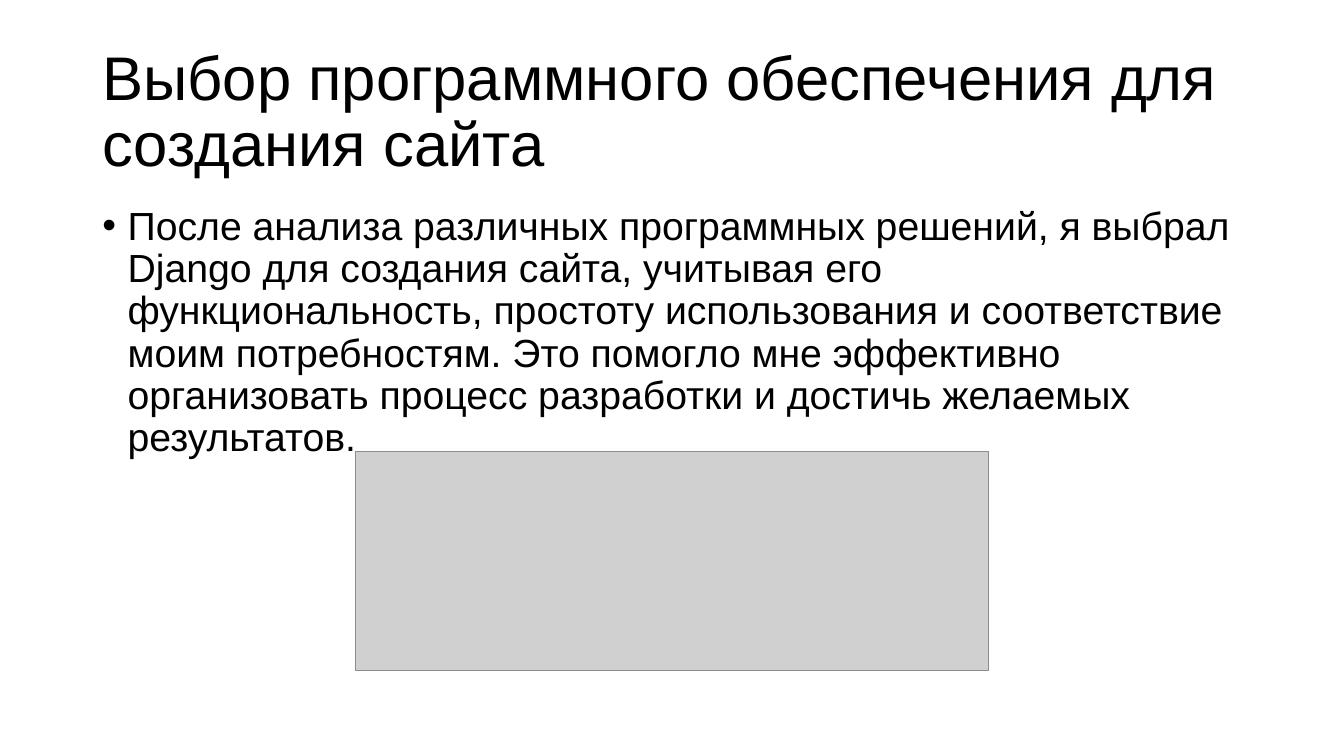
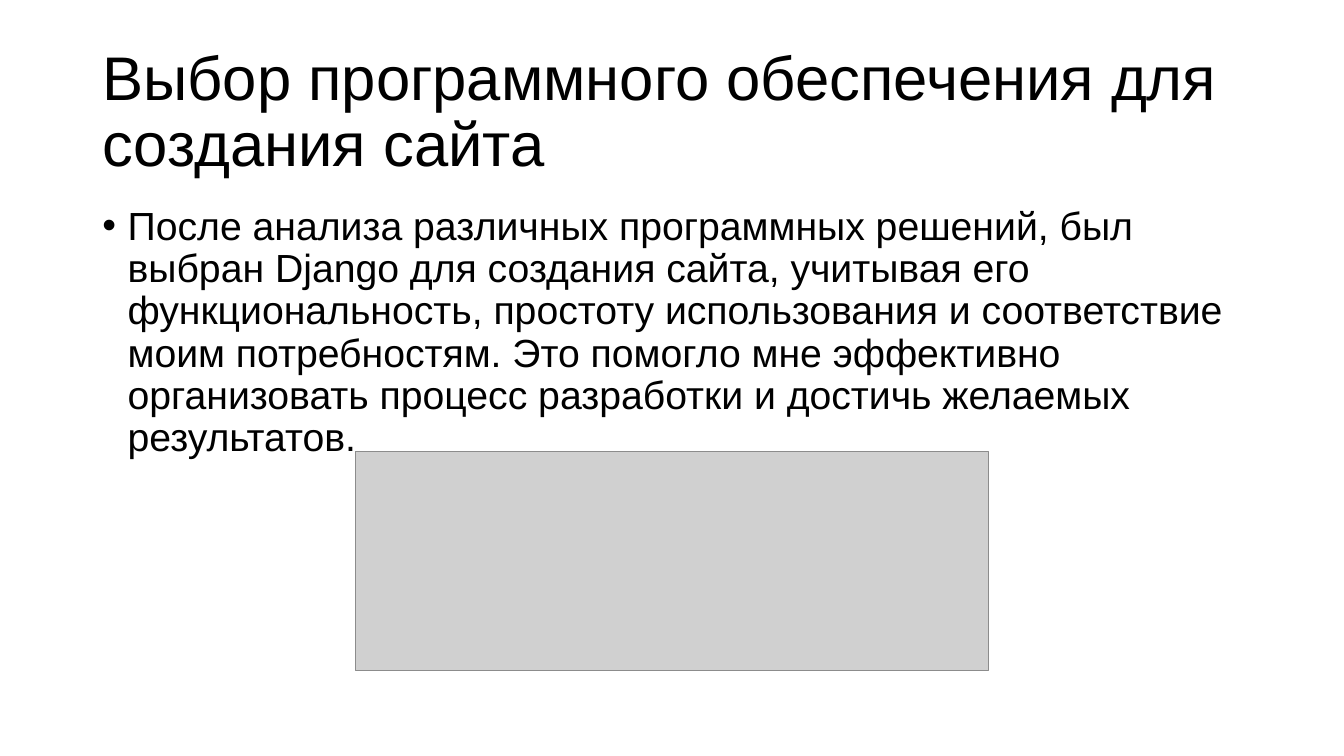
Before and after one commit to BigVadya/App, a slide deck: slide 6 of Курсовая/Презентация.pptx. Drawn at 1344x756 pixels with LibreOffice and Linux fonts; fonts in the diff are those of the drawing; grey boxes stand for pictures. Boxes give left, top, right and bottom in pixels: in the first picture for what was removed or moved away, otherwise in the second. Text is boxed around its words. In the diff, an @@ line names an element or a change of style, - is before the commit and + after.

```diff
--- a/Курсовая/Презентация.pptx
+++ b/Курсовая/Презентация.pptx
@@ text at [128,211,1223,459]: text changed @@
-• После анализа различных программных решений, я выбрал Django для создания сайта, учитывая его функциональность, простоту использования и соответствие моим потребностям. Это помогло мне эффективно организовать процесс разработки и достичь желаемых результатов.
+• После анализа различных программных решений, был выбран Django для создания сайта, учитывая его функциональность, простоту использования и соответствие моим потребностям. Это помогло мне эффективно организовать процесс разработки и достичь желаемых результатов.
```
Also in this commit, not shown: 5 other slides changed, 1 slide removed, 1 other file.
